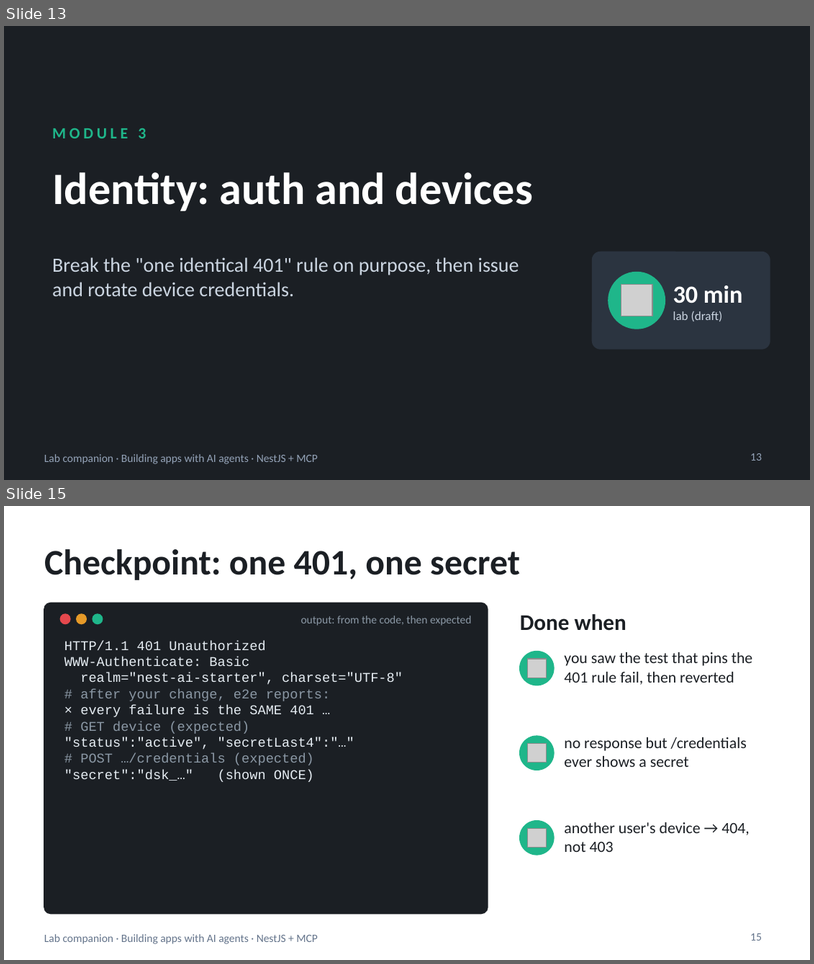
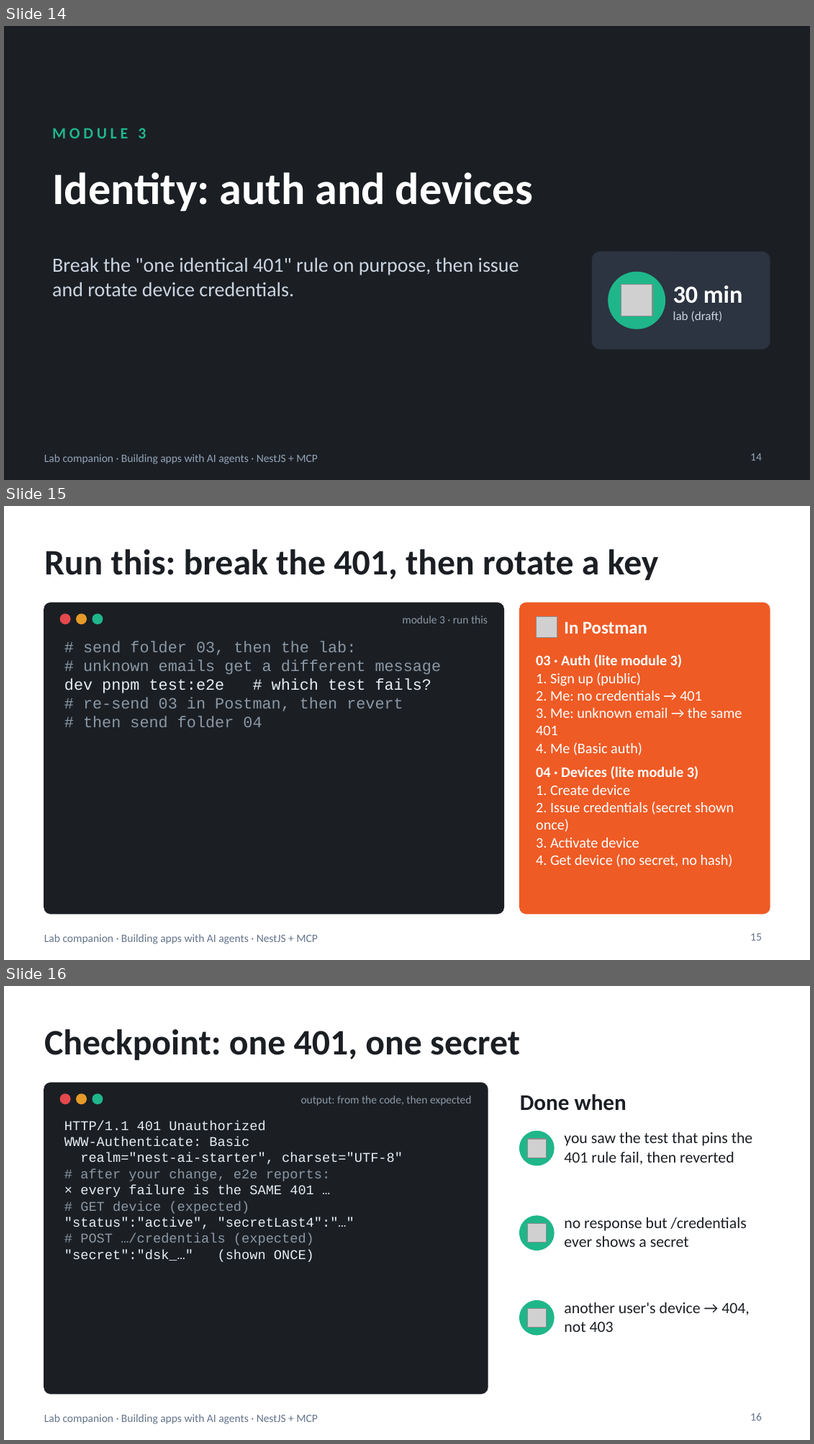
Before and after one commit to blazaga/ai-training-modules, a slide deck: docs/ai-agent-training/slides/lab-companion-lite.pptx. Shown one above the other, each under a label of ours: slides 13 and 15 before the commit, slides 14, 15 and 16 after it; the slides between them are not shown. The pictures are 814x964 and 814x1444 pixels, drawn with LibreOffice and Linux fonts; fonts in the diff are those of the drawing; grey boxes stand for pictures. Boxes give left, top, right and bottom in pixels: in the first picture for what was removed or moved away, otherwise in the second. Text is boxed around its words. In the diff, an @@ line names an element or a change of style, - is before the commit and + after.

```diff
--- a/docs/ai-agent-training/slides/lab-companion-lite.pptx
+++ b/docs/ai-agent-training/slides/lab-companion-lite.pptx
@@ slide 15 added at (4,506,810,960), background #FFFFFF; not listed: 1 template element that a slide beside it also shows @@
@@ title added at (44,549,659,580), 32 pt, text #1B1F24, bold @@
+Run this: break the 401, then rotate a key
@@ rounded rectangle added at (44,602,504,914), fill #1B1F24, outline #1B1F24 1 pt @@
@@ rounded rectangle added at (520,602,770,914), fill #EF5B25, outline #EF5B25 1 pt @@
@@ ellipse added at (60,614,70,624), fill #E5484D, outline #E5484D 1 pt @@
@@ ellipse added at (77,614,86,624), fill #E69A28, outline #E69A28 1 pt @@
@@ ellipse added at (93,614,103,624), fill #1FB68A, outline #1FB68A 1 pt @@
@@ text added at (402,615,488,623), 10 pt, text #8B98A5 @@
+module 3 · run this
@@ picture added at (536,616,557,638) @@
@@ text added at (564,622,648,633), 16 pt, text #FFFFFF, bold @@
+In Postman
@@ text added at (64,641,442,727), 14 pt, text #8B98A5 @@
+# send folder 03, then the lab:
+# unknown emails get a different message
+dev pnpm test:e2e # which test fails?
+# re-send 03 in Postman, then revert
+# then send folder 04
@@ text added at (536,654,743,867), 13 pt, text #FFFFFF @@
+03 · Auth (lite module 3)
+1. Sign up (public)
+2. Me: no credentials → 401
+3. Me: unknown email → the same 401
+4. Me (Basic auth)
+04 · Devices (lite module 3)
+1. Create device
+2. Issue credentials (secret shown once)
+3. Activate device
+4. Get device (no secret, no hash)
@@ page number added at (751,933,762,940), 10 pt, text #64748B @@
+15
@@ what was slide 13 is now slide 14 @@
@@ page number at (751,453,762,460): text changed @@
-13
+14
@@ what was slide 15 is now slide 16 @@
@@ page number at (751,1412,762,1420): text changed @@
-15
+16
```
Also in this commit, not shown: 3 slides changed, 2 other slides added, 2 slides removed, 10 other files.
